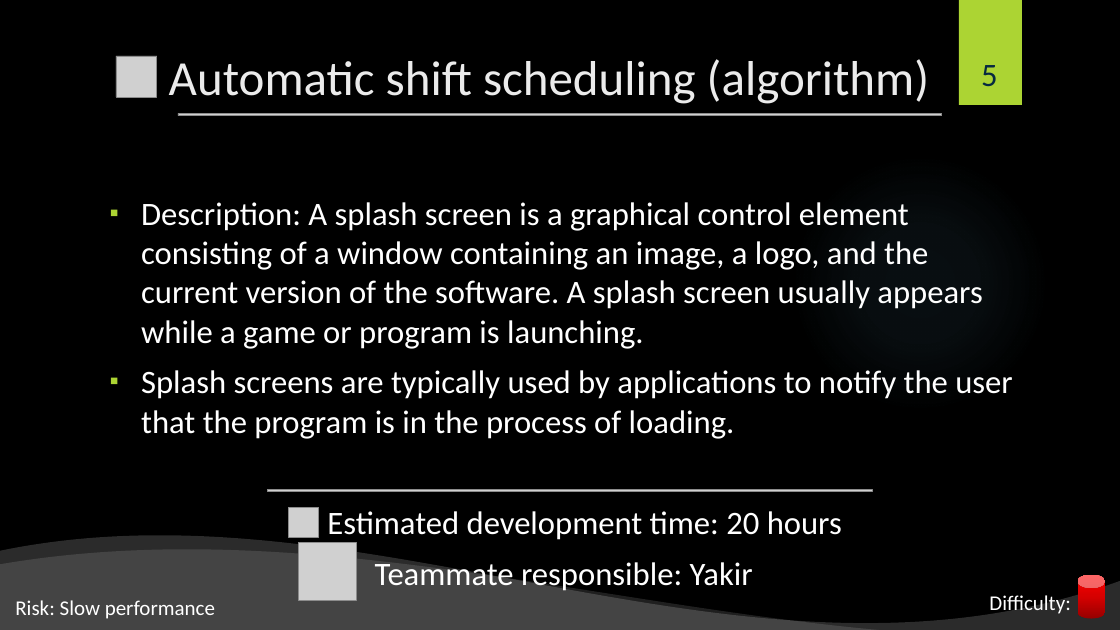
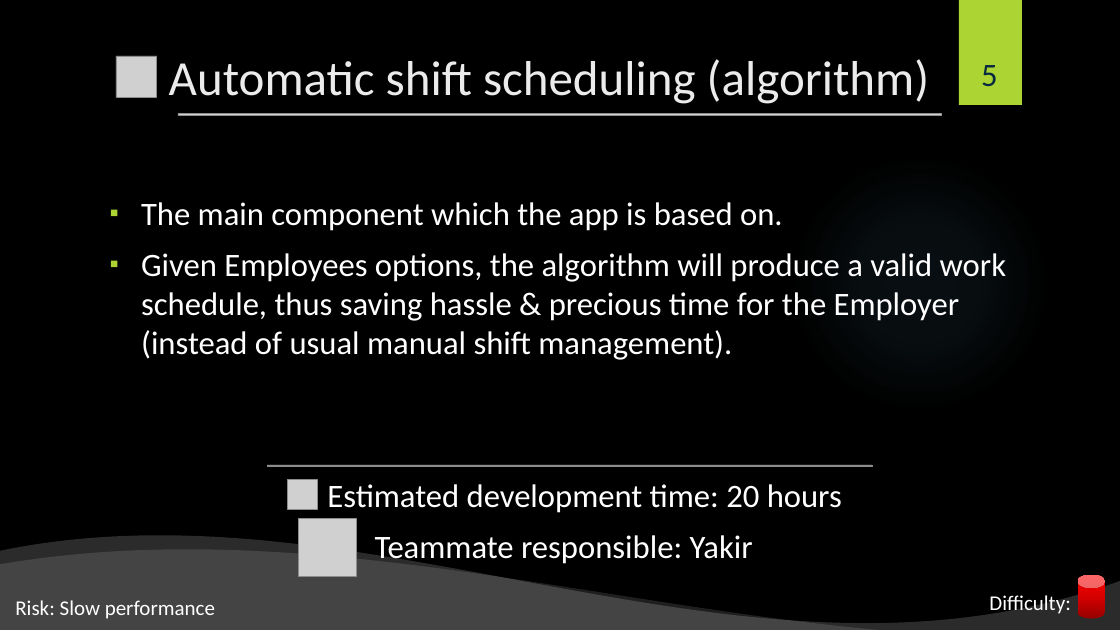
Before and after one commit to shiftlyapp/Shiftly, a slide deck: slide 5 of Backlog.pptx. Drawn at 1120x630 pixels with LibreOffice and Linux fonts; fonts in the diff are those of the drawing; grey boxes stand for pictures; background and template pictures are left out. Boxes give left, top, right and bottom in pixels: in the first picture for what was removed or moved away, otherwise in the second. Text is boxed around its words. In the diff, an @@ line names an element or a change of style, - is before the commit and + after.

```diff
--- a/Backlog.pptx
+++ b/Backlog.pptx
@@ text at (x1=141, y1=202, x2=1006, y2=360): text changed @@
-▪ Description: A splash screen is a graphical control element consisting of a window containing an image, a logo, and the current version of the software. A splash screen usually appears while a game or program is launching.
-▪ Splash screens are typically used by applications to notify the user that the program is in the process of loading.
+▪ The main component which the app is based on.
+▪ Given Employees options, the algorithm will produce a valid work schedule, thus saving hassle & precious time for the Employer (instead of usual manual shift management).
@@ 3 pictures moved together from (x1=267, y1=490, x2=872, y2=601) to (x1=267, y1=465, x2=872, y2=576) @@
```
Also in this commit, not shown: 11 other slides changed, 1 slide added.
